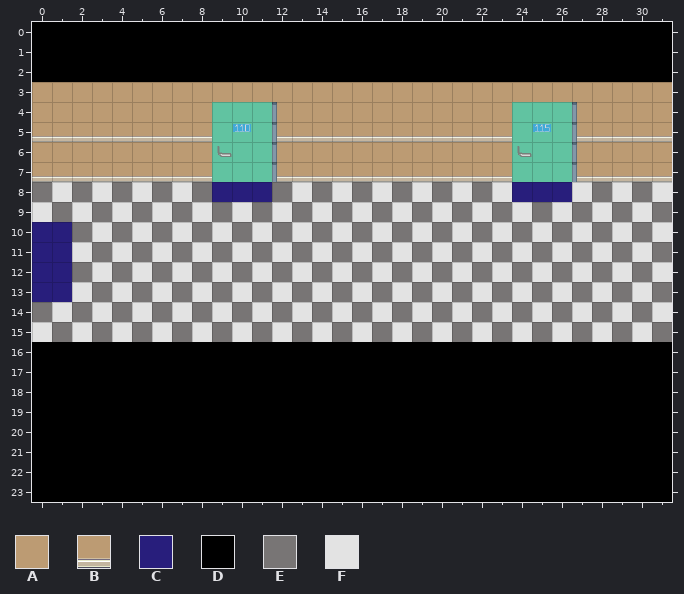
Tiled map: assets/maps/etage1Couloir1.tmx. Above: the version before the commit.
Cells are 32x32 px. Shown: x 0..31, y 0..23.
Key: from "Interior": A 225, B 257; from "couleur": C 3; from "porte": D 0, E 2, F 3.
_ is an empty cell, # one hidden under a higher layer.
Layers that did not change in this view are not listed.
Layer "sol" before, first column x 0:
 6 ________________________________
 7 ________________________________
 8 EFEFEFEFE###EFEFEFEFEFEF###FEFEF
 9 FEFEFEFEFEFEFEFEFEFEFEFEFEFEFEFE
10 ##EFEFEFEFEFEFEFEFEFEFEFEFEFEFEF
11 ##FEFEFEFEFEFEFEFEFEFEFEFEFEFEFE
12 ##EFEFEFEFEFEFEFEFEFEFEFEFEFEFEF
13 ##FEFEFEFEFEFEFEFEFEFEFEFEFEFEFE
14 EFEFEFEFEFEFEFEFEFEFEFEFEFEFEFEF
15 FEFEFEFEFEFEFEFEFEFEFEFEFEFEFEFE
16 ________________________________
17 ________________________________
18 ________________________________
19 ________________________________
20 ________________________________
21 ________________________________
22 ________________________________
23 ________________________________
Layer "vers_etage1" before, first column x 0:
 8 _________
 9 _________
10 CC_______
11 CC_______
12 CC_______
13 CC_______
14 _________
15 _________
16 _________
17 _________
18 _________
19 _________
20 _________
21 _________
Layer "noir 99" before, first column x 0:
 6 ################################
 7 ################################
 8 ________________________________
 9 ________________________________
10 ________________________________
11 ________________________________
12 ________________________________
13 ________________________________
14 ________________________________
15 ________________________________
16 DDDDDDDDDDDDDDDDDDDDDDDDDDDDDDDD
17 DDDDDDDDDDDDDDDDDDDDDDDDDDDDDDDD
18 DDDDDDDDDDDDDDDDDDDDDDDDDDDDDDDD
19 DDDDDDDDDDDDDDDDDDDDDDDDDDDDDDDD
20 DDDDDDDDDDDDDDDDDDDDDDDDDDDDDDDD
21 DDDDDDDDDDDDDDDDDDDDDDDDDDDDDDDD
22 DDDDDDDDDDDDDDDDDDDDDDDDDDDDDDDD
23 DDDDDDDDDDDDDDDDDDDDDDDDDDDDDDDD
Layer "couleur mur 99" before, first column x 0:
 1 ________________________________
 2 ________________________________
 3 AAAAAAAAAAAAAAAAAAAAAAAAAAAAAAAA
 4 AAAAAAAAA###AAAAAAAAAAAA###AAAAA
 5 ################################
 6 AAAAAAAAA###AAAAAAAAAAAA###AAAAA
 7 ################################
 8 ________________________________
 9 ________________________________
10 ________________________________
11 ________________________________
12 ________________________________
13 ________________________________
14 ________________________________
15 ________________________________
Layer "mur 99" before, first column x 0:
 3 ________________________________
 4 ________________________________
 5 BBBBBBBBB###BBBBBBBBBBBB###BBBBB
 6 ________________________________
 7 BBBBBBBBB###BBBBBBBBBBBB###BBBBB
 8 ________________________________
 9 ________________________________
10 ________________________________
11 ________________________________
12 ________________________________
13 ________________________________
14 ________________________________
15 ________________________________
After the commit:
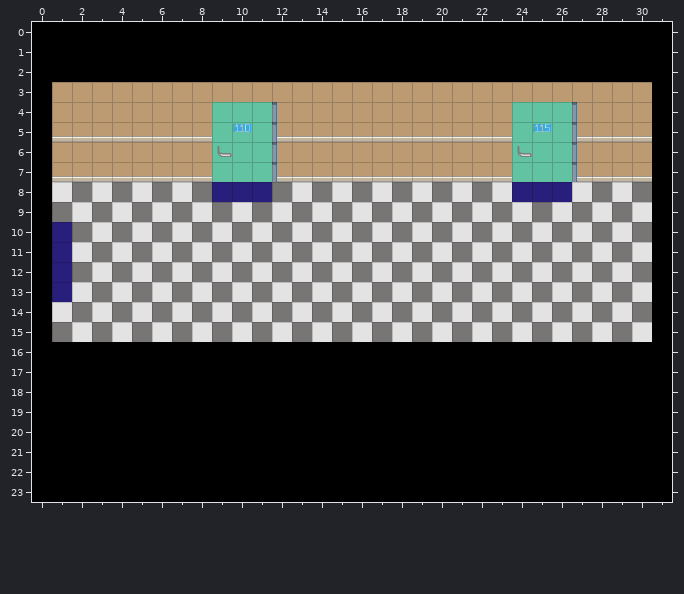
The commit says: couloir oublier ouspi
The exact change:
Changed rows in their new state; . is an unchanged cell.
Layer "sol":
first column x 0:
 8 _.............................._
 9 _.............................._
10 ..............................._
11 ..............................._
12 ..............................._
13 ..............................._
14 _.............................._
15 _.............................._
Layer "vers_etage1":
first column x 0:
10 _
11 _
12 _
13 _
Layer "noir 99":
first column x 0:
 8 D..............................D
 9 D..............................D
10 D..............................D
11 D..............................D
12 D..............................D
13 D..............................D
14 D..............................D
15 D..............................D
Layer "couleur mur 99":
first column x 0:
 3 _.............................._
 4 _.............................._
 5 _.............................._
 6 _.............................._
 7 _.............................._
Layer "mur 99":
first column x 0:
 5 _.............................._
 7 _.............................._
Where, in picture pixels (left, top, right, bottom), the same in both pictures:
changed: (32, 82, 52, 342)
changed: (652, 82, 672, 342)
